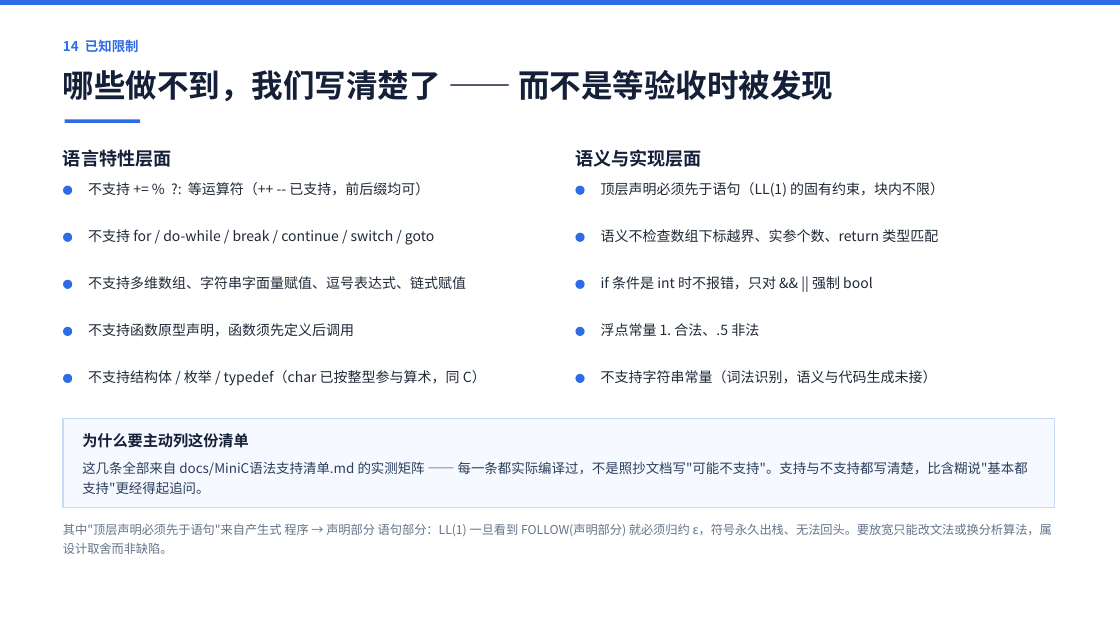
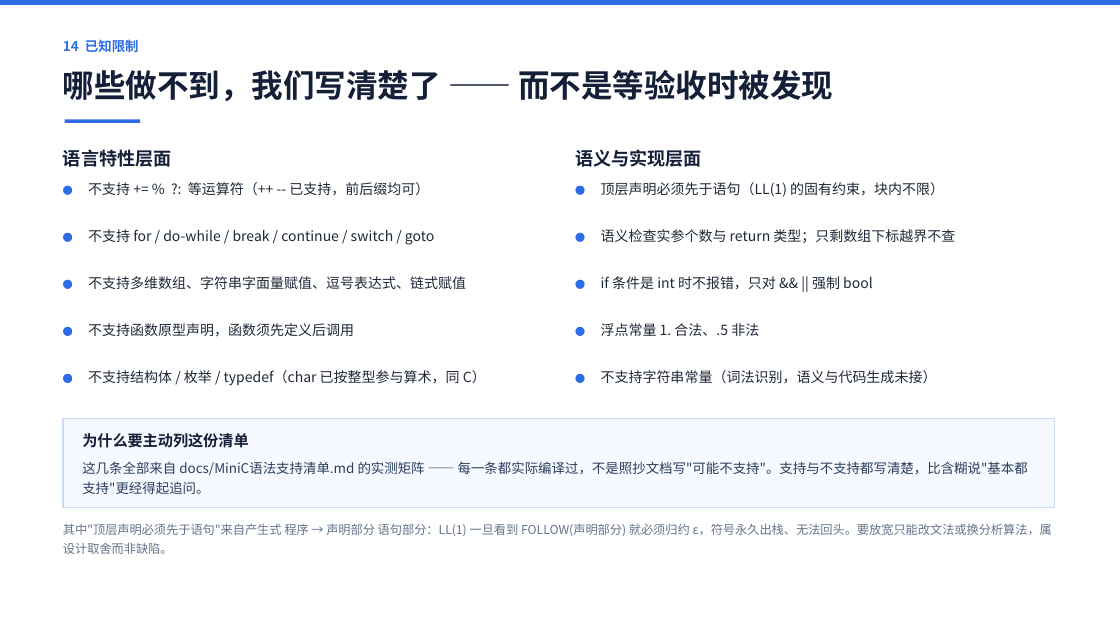
Before and after one commit to 9527-qincheng/MiniCCompiler, a slide deck: slide 15 of docs/MiniC编译器_答辩演示.pptx. Drawn at 1120x630 pixels with LibreOffice and Linux fonts; fonts in the diff are those of the drawing. Boxes give left, top, right and bottom in pixels: in the first picture for what was removed or moved away, otherwise in the second. Text is boxed around its words. In the diff, an @@ line names an element or a change of style, - is before the commit and + after.

Commit message:
feat: print 不自动换行，新增实参个数与 return 类型检查
三项用户拍板的行为调整（2026-10-27）：

1. print 不再追加换行
   格式串由 "%d\n"/"%g\n"/"%c\n" 改为 "%d"/"%g"/"%c"。
   print(a); print(b); 现在输出 ab，要换行写 print('\n')。
   理由：旧版把 \n 焊死在格式串里，导致无法在一行输出多个值。
   29 个 codegen 用例共补 94 处 print('\n');，28 个既有期望一字未改。
   新增 tests/codegen/print_no_newline.mc 锁住「不换行」本身。

2. return 类型检查（语义层）
   void 函数带值 → "void function 'g' cannot return a value"
   非 void 裸 return; → "non-void function 'f' must return a value"
   带值时复用 CheckAssign（int ← float 仍是 Q9 告警 + 截断）。
   顶层（函数体外）的裸 return; 不检查——既有合法用例依赖它。

3. 实参个数检查（语义层）
   Analyze 入口先 CollectSignatures(root) 再 Visit(root)，两遍扫描。
   MiniC 允许「函数体里调后面才定义的函数」，一遍会漏后向调用。
   不符报 "function 'f' expects 2 argument(s), but 3 given"。

回归：sema 14 → 18 例、codegen 28 → 29 例，build.bat test 11 套全绿。
GUI：samples.js 补 41 处换行 + 8 处加花括号，syntax-book.js 补 96 处换行，
     两套 60/22 条 output 与 err 全部按实跑结果重算（book-smoke 55 断言、
     sample-smoke 22 断言全 PASS）。
文档：设计文档 §8.1、语法清单、interface.md 第 23 条、项目总结、验收报告、
     README、两份个人计划、答辩 PPT 全部同步。

```diff
--- a/docs/MiniC编译器_答辩演示.pptx
+++ b/docs/MiniC编译器_答辩演示.pptx
@@ text at (601, 229, 955, 243): text changed @@
-语义不检查数组下标越界、实参个数、return 类型匹配
+语义检查实参个数与 return 类型；只剩数组下标越界不查
```
Also in this commit, not shown: 4 other slides changed, 51 other files.
